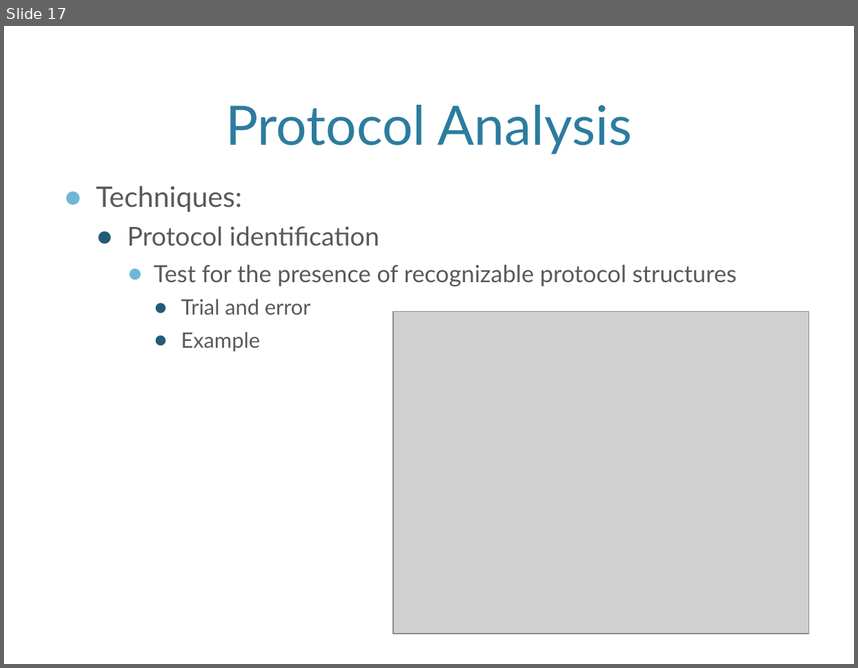
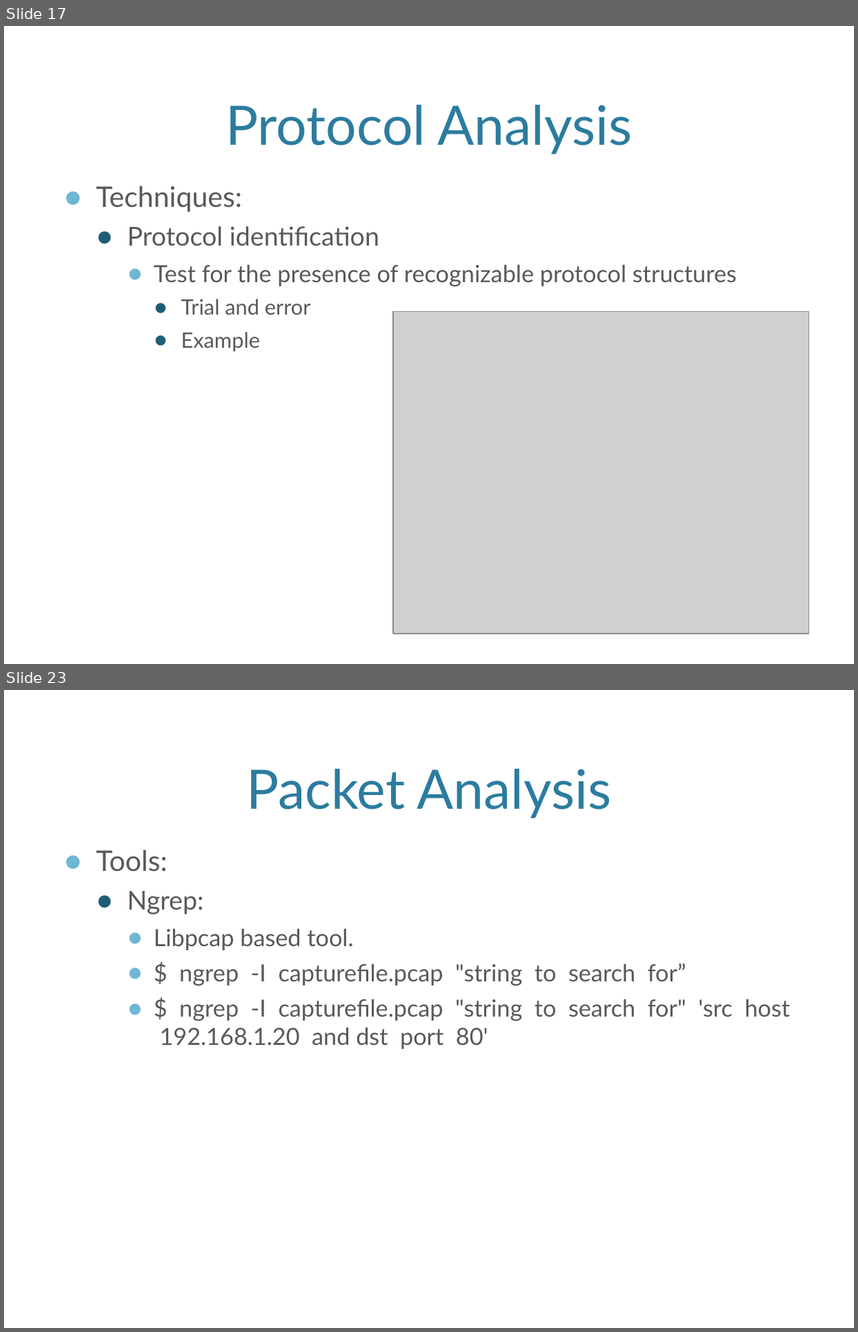
Before and after one commit to nave91/CS695NetForensics, a slide deck: Ch4.Packet_Analysis.pptx. Shown one above the other, each under a label of ours: slide 17 before the commit, slides 17 and 23 after it; the slides between them are not shown. The pictures are 858x668 and 858x1332 pixels, drawn with LibreOffice and Linux fonts; fonts in the diff are those of the drawing; grey boxes stand for pictures; background and template pictures are left out. Boxes give left, top, right and bottom in pixels: in the first picture for what was removed or moved away, otherwise in the second. Text is boxed around its words. In the diff, an @@ line names an element or a change of style, - is before the commit and + after.

```diff
--- a/Ch4.Packet_Analysis.pptx
+++ b/Ch4.Packet_Analysis.pptx
@@ slide 23 added at [4,690,854,1328], background picture (left out) @@
@@ title added at [246,769,612,818], 46 pt, text #2C7C9F @@
+Packet Analysis
@@ text added at [96,849,791,1049], 20 pt, text #595959 @@
+● Tools:
+  ● Ngrep:
+    ● Libpcap based tool.
+    ● $ ngrep -I capturefile.pcap "string to search for”
+    ● $ ngrep -I capturefile.pcap "string to search for" 'src host 192.168.1.20 and dst port 80'
```
Also in this commit, not shown: 1 slide changed, 20 other slides added.
